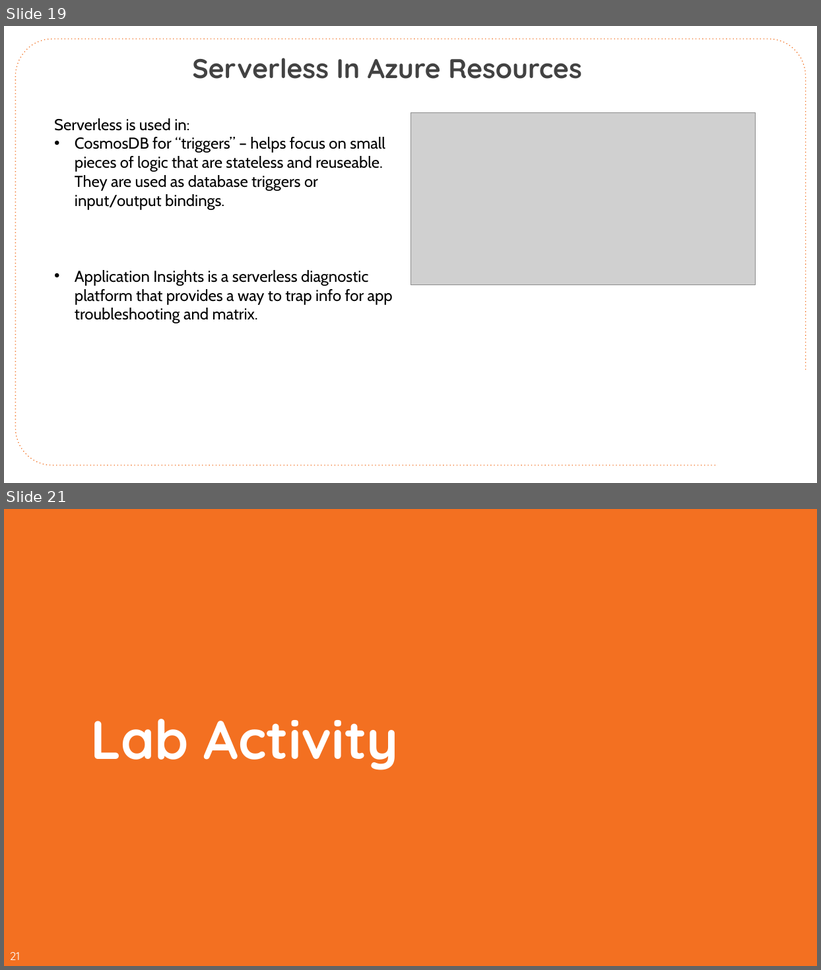
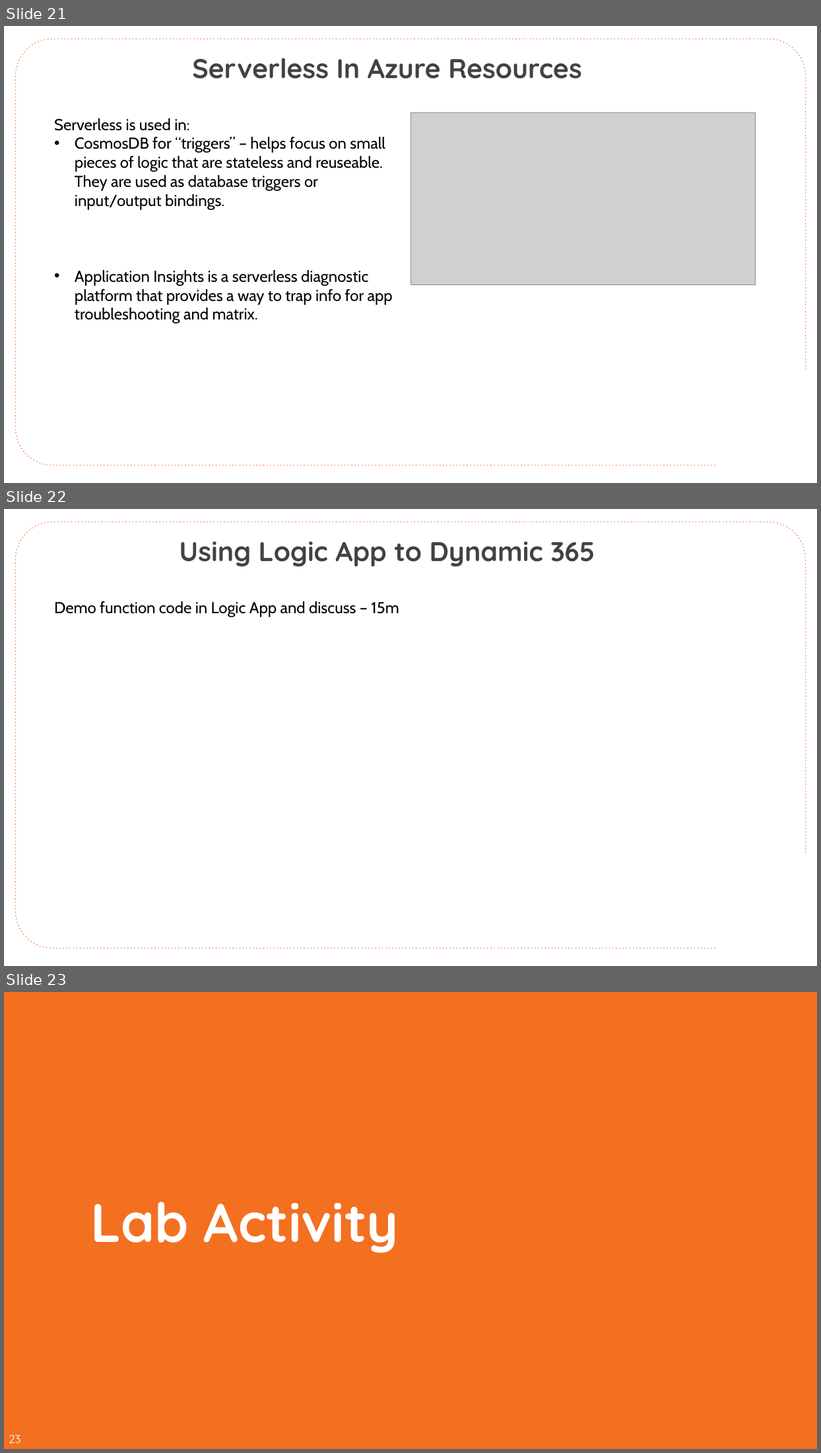
Before and after one commit to CloudSpecOps/Serverless-Architectures-with-Azure, a slide deck: Session Presentation/Azure-Serverless-Architecture-Session-Day-2.pptx. Shown one above the other, each under a label of ours: slides 19 and 21 before the commit, slides 21, 22 and 23 after it; the slides between them are not shown. The pictures are 821x970 and 821x1453 pixels, drawn with LibreOffice and Linux fonts; fonts in the diff are those of the drawing; grey boxes stand for pictures; background and template pictures are left out. Boxes give left, top, right and bottom in pixels: in the first picture for what was removed or moved away, otherwise in the second. Text is boxed around its words. In the diff, an @@ line names an element or a change of style, - is before the commit and + after.

```diff
--- a/Session Presentation/Azure-Serverless-Architecture-Session-Day-2.pptx
+++ b/Session Presentation/Azure-Serverless-Architecture-Session-Day-2.pptx
@@ slide 22 added at <box>4,509,817,966</box>, background #FFFFFF; not listed: 1 template element that a slide beside it also shows @@
@@ text added at <box>179,541,595,566</box>, 48 pt, text #424242, bold @@
+Using Logic App to Dynamic 365
@@ text added at <box>54,601,399,617</box>, 28 pt, text #000000 @@
+Demo function code in Logic App and discuss – 15m
@@ what was slide 19 is now slide 21 @@
@@ what was slide 21 is now slide 23 @@
@@ page number at <box>9,1436,21,1443</box>: text changed @@
-21
+23
```
Also in this commit, not shown: 7 slides changed, 2 other slides added, 1 slide removed.
